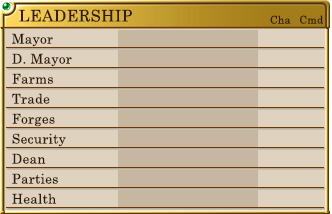
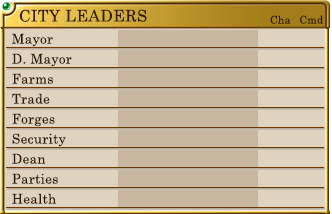
Layer changes from the first 332 × 214 image to the second:
renamed "LEADERSHIP" to "CITY LEADERS", painted on it over (x1=19, y1=9, x2=147, y2=22)
